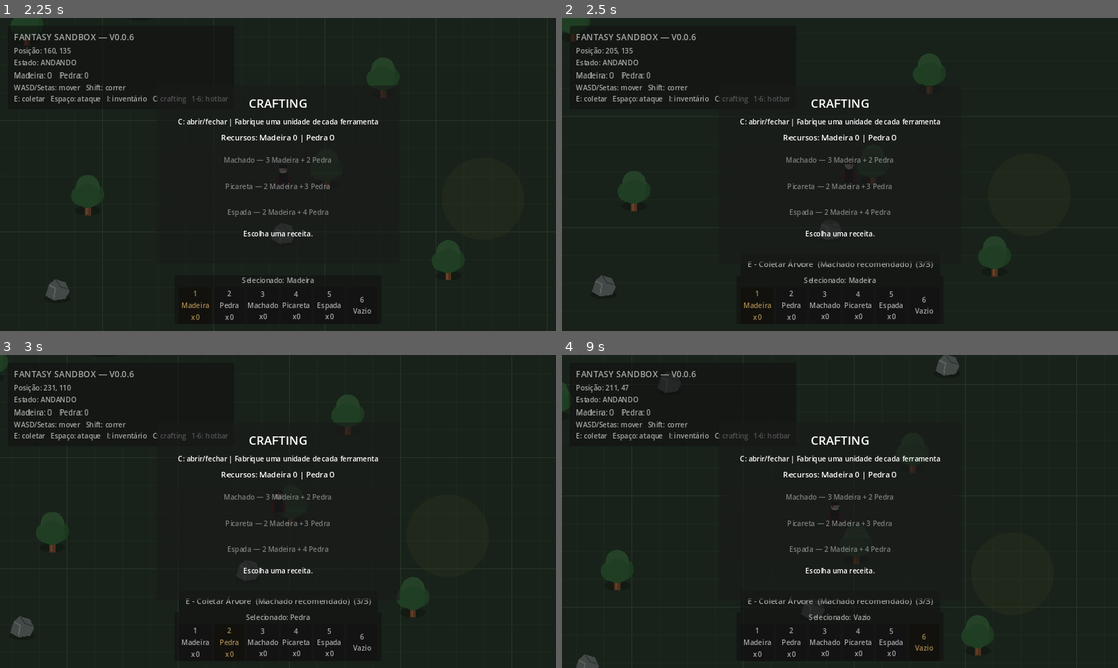
Above: before the commit, frames 1-4 (two rows, left to right).
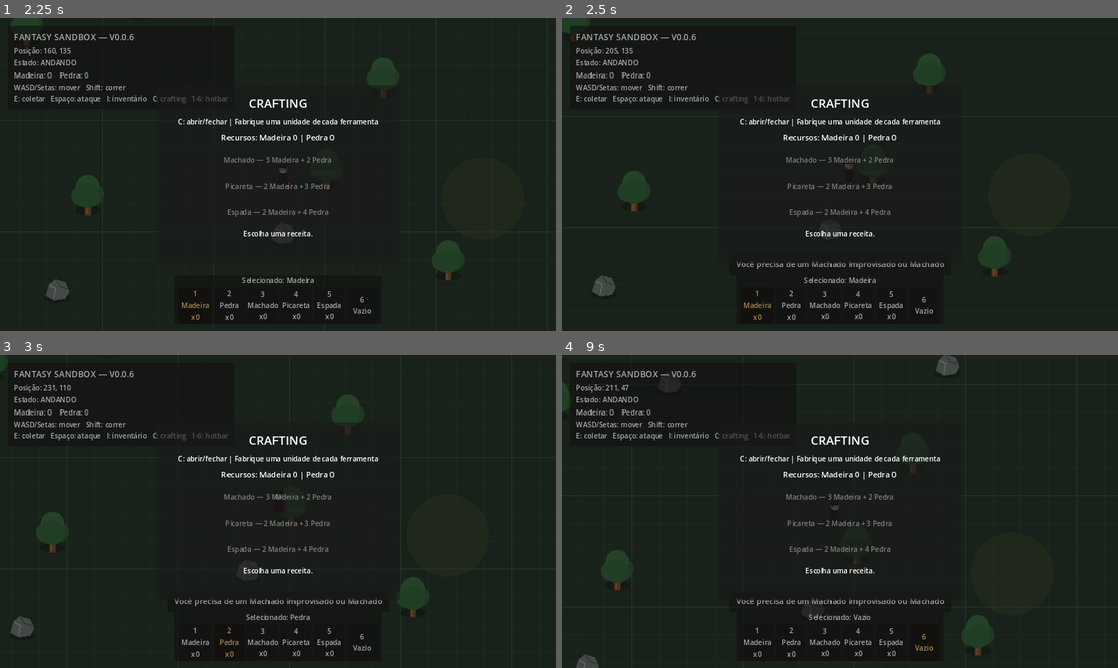
Above: after the commit, the same moments.

Repository: janduyankiingles-ops/Fantasy-Sandbox
Game: Godot game, scene res://scenes/main.tscn
Same seed, same stepped clock (60 frames per second), same inputs: the game is played once before the commit and once after it.
Inputs:
- Up to frame 1 (2.25 s): tap Enter at 0.5 s; hold D 0.53-1.28 s; tap I at 0.6, 1.25 s; tap Space at 0.77, 1.52 s; hold S 1.28-2.03 s; tap C at 1.35 s; hold D from 2.03 s (still down); tap 1 at 2.1 s
- Up to frame 2 (2.5 s): keep holding D
- Up to frame 3 (3 s): release D at 2.78 s; hold W from 2.78 s (still down); tap 2 at 2.85 s
- Up to frame 4 (9 s): tap Space at 3.02, 3.77, 4.52, 6.02, 6.77, 7.52 s; release W at 3.53 s; hold A 3.53-5.03 s; tap 3 at 3.6 s; tap 4 at 4.35 s; hold S 5.03-5.78 s; tap 5 at 5.1 s; hold D 5.78-6.53 s; tap 6 at 5.85 s; hold W 6.53-7.28 s; hold Shift 6.53-7.28 s; hold D 7.28-8.03 s; tap E at 7.35 s; hold S 8.03-8.78 s; tap I at 8.1, 8.75 s; hold A from 8.78 s (still down); tap C at 8.85 s

Frame 1 is identical in both runs. In frame 2, 0.4% of the frame differs, in the area x 31-69%, y 77-81%; in frame 3, 0.4%; in frame 4, 0.4%.

Commit message:
v0.0.7: add primitive ground resources and gate large harvesting

Diff:
--- a/scripts/resource_node.gd
+++ b/scripts/resource_node.gd
@@ -1,6 +1,6 @@
 extends StaticBody2D
 
-@export_enum("tree", "rock") var resource_type: String = "tree"
+@export_enum("tree", "rock", "stick", "small_stone", "vine") var resource_type: String = "tree"
 @export var hit_points: int = 3
 @export var amount_per_hit: int = 1
 @export var final_bonus: int = 2
@@ -22,14 +22,19 @@
 	queue_redraw()
 
 func _configure_for_type() -> void:
-	if resource_type == "rock":
-		hit_points = 4
-		amount_per_hit = 1
-		final_bonus = 2
-	else:
-		hit_points = 3
-		amount_per_hit = 1
-		final_bonus = 2
+	match resource_type:
+		"rock":
+			hit_points = 4
+			amount_per_hit = 1
+			final_bonus = 2
+		"tree":
+			hit_points = 3
+			amount_per_hit = 1
+			final_bonus = 2
+		_:
+			hit_points = 1
+			amount_per_hit = 1
+			final_bonus = 0
 
 func _create_collision() -> void:
 	if get_node_or_null("CollisionShape2D") != null:
@@ -39,9 +44,22 @@
 	collision.name = "CollisionShape2D"
 
 	var shape: CircleShape2D = CircleShape2D.new()
-	shape.radius = 23.0 if resource_type == "rock" else 18.0
+	if resource_type == "rock":
+		shape.radius = 23.0
+	elif resource_type == "tree":
+		shape.radius = 18.0
+	else:
+		shape.radius = 9.0
+
 	collision.shape = shape
-	collision.position = Vector2(0, 4 if resource_type == "rock" else 14)
+
+	if resource_type == "rock":
+		collision.position = Vector2(0, 4)
+	elif resource_type == "tree":
+		collision.position = Vector2(0, 14)
+	else:
+		collision.position = Vector2.ZERO
+
 	add_child(collision)
 
 func _process(delta: float) -> void:
@@ -51,17 +69,22 @@
 
 func harvest(tool_key: String = "") -> Dictionary:
 	if current_hit_points <= 0:
-		return {
-			"type": resource_type,
-			"amount": 0,
-			"effective_tool": false
-		}
+		return {"type": resource_type, "amount": 0}
+
+	if _is_ground_pickup():
+		current_hit_points = 0
+		call_deferred("queue_free")
+		return {"type": resource_type, "amount": 1}
+
+	if not _can_harvest_large_resource(tool_key):
+		return {"type": resource_type, "amount": 0, "blocked": true}
 
 	var effective_tool: bool = false
-	if resource_type == "tree" and tool_key == "axe":
-		effective_tool = true
-	elif resource_type == "rock" and tool_key == "pickaxe":
-		effective_tool = true
+
+	if resource_type == "tree":
+		effective_tool = tool_key == "axe"
+	elif resource_type == "rock":
+		effective_tool = tool_key == "pickaxe"
 
 	var damage: int = 2 if effective_tool else 1
 	var actual_damage: int = mini(damage, current_hit_points)
@@ -82,22 +105,53 @@
 		"effective_tool": effective_tool
 	}
 
+func _is_ground_pickup() -> bool:
+	return resource_type == "stick" or resource_type == "small_stone" or resource_type == "vine"
+
+func _can_harvest_large_resource(tool_key: String) -> bool:
+	if resource_type == "tree":
+		return tool_key == "improvised_axe" or tool_key == "axe"
+	if resource_type == "rock":
+		return tool_key == "improvised_pickaxe" or tool_key == "pickaxe"
+	return true
+
 func get_interaction_text(tool_key: String = "") -> String:
-	if resource_type == "tree":
-		if tool_key == "axe":
-			return "E - Cortar Árvore com Machado  (%d/%d)" % [current_hit_points, hit_points]
-		return "E - Coletar Árvore  (Machado recomendado)  (%d/%d)" % [current_hit_points, hit_points]
-
-	if tool_key == "pickaxe":
-		return "E - Minerar Pedra com Picareta  (%d/%d)" % [current_hit_points, hit_points]
-	return "E - Coletar Pedra  (Picareta recomendada)  (%d/%d)" % [current_hit_points, hit_points]
+	match resource_type:
+		"stick":
+			return "E - Pegar Graveto"
+		"small_stone":
+			return "E - Pegar Pedra Pequena"
+		"vine":
+			return "E - Pegar Cipó"
+		"tree":
+			if tool_key == "axe":
+				return "E - Cortar Árvore com Machado  (%d/%d)" % [current_hit_points, hit_points]
+			if tool_key == "improvised_axe":
+				return "E - Cortar Árvore com Machado Improvisado  (%d/%d)" % [current_hit_points, hit_points]
+			return "Você precisa de um Machado Improvisado ou Machado"
+		"rock":
+			if tool_key == "pickaxe":
+				return "E - Minerar Rocha com Picareta  (%d/%d)" % [current_hit_points, hit_points]
+			if tool_key == "improvised_pickaxe":
+				return "E - Minerar Rocha com Picareta Improvisada  (%d/%d)" % [current_hit_points, hit_points]
+			return "Você precisa de uma Picareta Improvisada ou Picareta"
+
+	return ""
 
 func _draw() -> void:
 	var flash: bool = flash_time > 0.0
-	if resource_type == "rock":
-		_draw_rock(flash)
-	else:
-		_draw_tree(flash)
+
+	match resource_type:
+		"rock":
+			_draw_rock(flash)
+		"tree":
+			_draw_tree(flash)
+		"stick":
+			_draw_stick()
+		"small_stone":
+			_draw_small_stone()
+		"vine":
+			_draw_vine()
 
 func _draw_tree(flash: bool) -> void:
 	_draw_flat_ellipse(Vector2(0, 27), Vector2(30, 11), Color(0.03, 0.04, 0.03, 0.30))
@@ -132,6 +186,21 @@
 		3.0
 	)
 
+func _draw_stick() -> void:
+	draw_line(Vector2(-11, 5), Vector2(11, -5), Color("93613b"), 5.0)
+	draw_line(Vector2(2, -1), Vector2(7, -9), Color("93613b"), 3.0)
+
+func _draw_small_stone() -> void:
+	var points: PackedVector2Array = PackedVector2Array([
+		Vector2(-9, 4), Vector2(-5, -6), Vector2(4, -8),
+		Vector2(10, -1), Vector2(6, 7), Vector2(-4, 8)
+	])
+	draw_colored_polygon(points, Color("7e8884"))
+
+func _draw_vine() -> void:
+	draw_arc(Vector2.ZERO, 9.0, -2.5, 2.2, 16, Color("4f8b4f"), 3.0)
+	draw_arc(Vector2(5, 2), 6.0, -1.5, 2.6, 12, Color("65a85f"), 2.0)
+
 func _draw_flat_ellipse(center: Vector2, radius: Vector2, color: Color) -> void:
 	var points: PackedVector2Array = PackedVector2Array()
 
